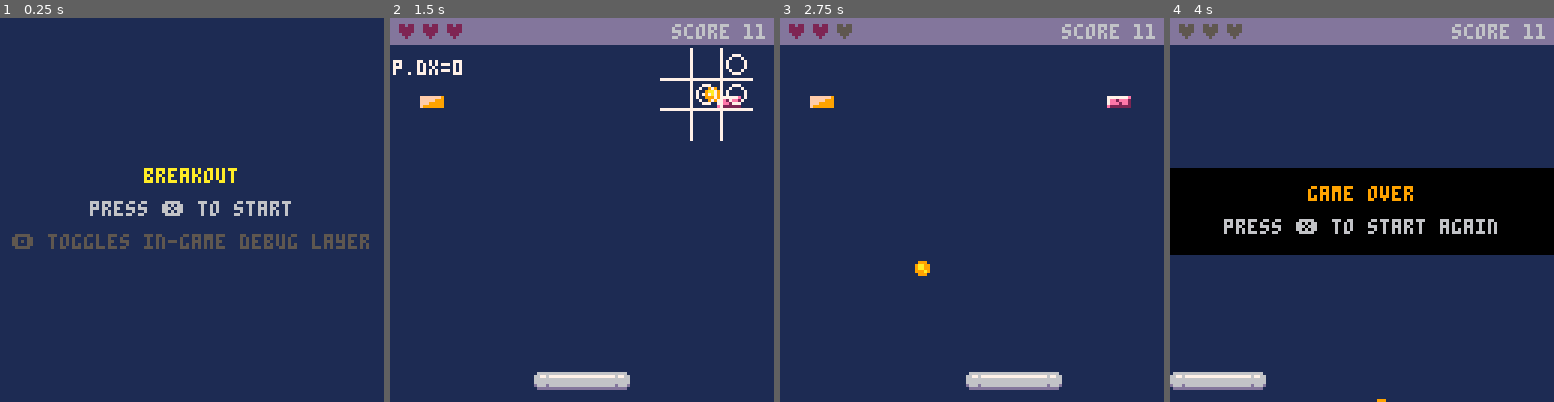
Above: before the commit, frames 1-4 (left to right).
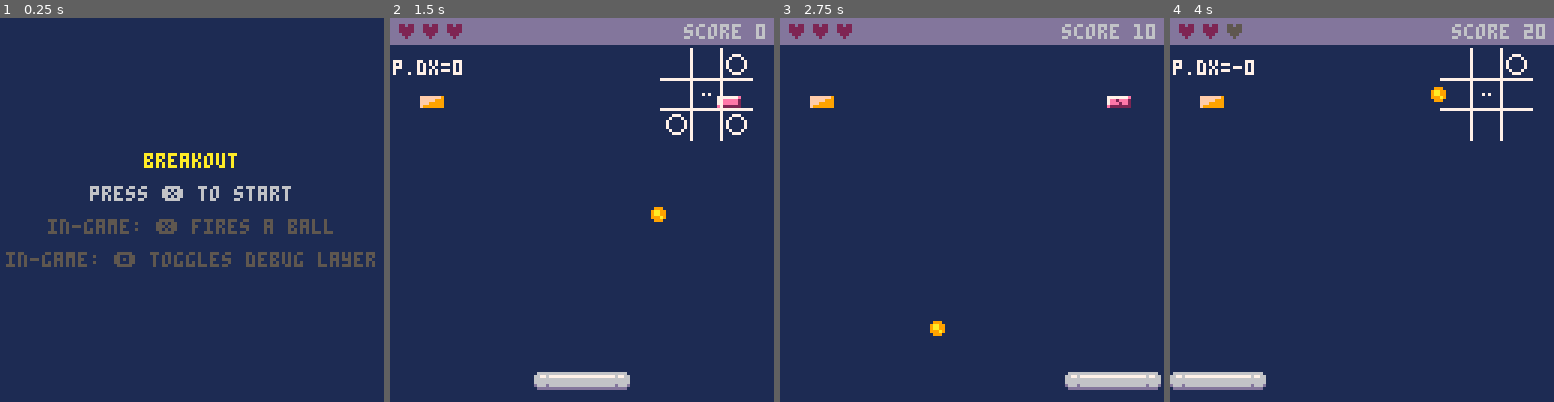
Above: after the commit, the same moments.

Repository: beetrootpaul/learning--pico8-breakout-tutorial
Game: PICO-8 cartridge breakout.p8
Two runs of this game, one before a commit and one after it. Both use one fixed random seed, a clock stepped at 60 frames per second and the inputs below.
Inputs:
- Up to frame 1 (0.25 s): no input
- Up to frame 2 (1.5 s): tap X (X key) at 0.33, 1.07 s; tap O (Z key) at 0.7 s
- Up to frame 3 (2.75 s): hold Right 1.6-2.1 s; tap O (Z key) at 1.7, 2.1, 2.5 s; tap X (X key) at 1.85 s; hold Up 2.15-2.42 s; hold Right from 2.47 s (still down)
- Up to frame 4 (4 s): tap O (Z key) at 2.9, 3.3, 3.7 s; tap X (X key) at 2.97 s; release Right at 3.03 s; hold Left 3.08-3.58 s; hold Down 3.63-3.97 s

The runs differ from the first frame. In frame 1, 6.9% of the frame differs, in the area x 1-98%, y 35-65%; in frame 2, 1.0%; in frame 3, 2.7%; in frame 4, 24%, in the area x 0-100%, y 1-100%.

Commit message:
ball glued to paddle on start

Diff:
--- a/src/ball.lua
+++ b/src/ball.lua
@@ -1,22 +1,33 @@
 new_ball = setmetatable({}, {
     __call = function(self, params)
         local ball = {
-            _x = 40,
-            _y = 60,
+            glued_to_paddle = params.glued_to_paddle,
+            _x = params.paddle.x + params.paddle.w / 2,
+            _y = params.paddle.y - u.sprites.ball.r - 1,
             _r = u.sprites.ball.r,
-            _dx = 1,
-            _dy = 2,
+            _dx = 0,
+            _dy = 0,
             _has_collided_in_prev_frame = false,
             _game_area = params.game_area,
             _bricks = params.bricks,
             _paddle = params.paddle,
             _score = params.score,
         }
+        ball._x = ball._paddle.x + ball._paddle.w / 2
+        ball._y = ball._paddle.y - ball._r - 1
         return setmetatable(ball, { __index = self })
     end
 })
 
 function new_ball:update()
+    if self.glued_to_paddle then
+        self._x = self._paddle.x + self._paddle.w / 2
+        self._y = self._paddle.y - self._r - 1
+        self._dx = 1
+        self._dy = -2
+        return
+    end
+
     -- Check this before updating x and y. Thanks to it we will end up with game over screen,
     --  which shows a ball that already crossed the game area's edge.
     self.is_outside_game_area = self._y + self._r > self._game_area.h - 1
--- a/src/game_states/gs_in_game.lua
+++ b/src/game_states/gs_in_game.lua
@@ -12,6 +12,7 @@
         })
         local paddle = new_paddle({ game_area = game_area })
         local ball = new_ball({
+            glued_to_paddle = true,
             game_area = game_area,
             bricks = bricks,
             paddle = paddle,
@@ -51,6 +52,7 @@
             })
             self._paddle = new_paddle({ game_area = self._game_area })
             self._ball = new_ball({
+                glued_to_paddle = true,
                 game_area = self._game_area,
                 bricks = self._bricks,
                 paddle = self._paddle,
@@ -68,12 +70,16 @@
     end
     self._paddle:update()
     self._ball:update()
+    if btnp(u.buttons.x) then
+        self._ball.glued_to_paddle = false
+    end
 
     if self._ball.is_outside_game_area then
         self._lives:lose_one()
         if self._lives:is_any_left() then
             self._paddle = new_paddle({ game_area = self._game_area })
             self._ball = new_ball({
+                glued_to_paddle = true,
                 game_area = self._game_area,
                 bricks = self._bricks,
                 paddle = self._paddle,
--- a/src/game_states/gs_start_screen.lua
+++ b/src/game_states/gs_start_screen.lua
@@ -17,20 +17,26 @@
     local text_gap = 6
     local text_1 = "breakout"
     local text_2 = "press ❎ to start"
-    local text_3 = "🅾️ toggles in-game debug layer"
+    local text_3 = "in-game: ❎ fires a ball"
+    local text_4 = "in-game: 🅾️ toggles debug layer"
     local text_1_w = u.measure_text_width(text_1)
     local text_2_w = u.measure_text_width(text_2)
     local text_3_w = u.measure_text_width(text_3)
+    local text_4_w = u.measure_text_width(text_4)
     print(text_1,
         u.screen_edge_length / 2 - text_1_w / 2,
-        u.screen_edge_length / 2 - u.text_height_px / 2 - text_gap - u.text_height_px,
+        u.screen_edge_length / 2 - 1.5 * text_gap - 2 * u.text_height_px,
         u.colors.yellow)
     print(text_2,
         u.screen_edge_length / 2 - text_2_w / 2,
-        u.screen_edge_length / 2 - u.text_height_px / 2,
+        u.screen_edge_length / 2 - 0.5 * text_gap - u.text_height_px,
         u.colors.light_grey)
     print(text_3,
         u.screen_edge_length / 2 - text_3_w / 2,
-        u.screen_edge_length / 2 + u.text_height_px / 2 + text_gap,
+        u.screen_edge_length / 2 + 0.5 * text_gap,
+        u.colors.dark_grey)
+    print(text_4,
+        u.screen_edge_length / 2 - text_4_w / 2,
+        u.screen_edge_length / 2 + 1.5 * text_gap + u.text_height_px,
         u.colors.dark_grey)
 end
--- a/src/main.lua
+++ b/src/main.lua
@@ -31,12 +31,6 @@
 -- TODO sfx higher and higher (with upper limit) during combo chain
 -- TODO combo in status bar
 -- TODO how to reset combo? Think about it in terms of multi-ball. Paddle and wall resets?
-
--- TODO glued (sticky) paddle on every live
--- TODO start direction taken from paddle movement (movement set permanently or only during movement?)
--- TODO or maybe start direction changing constantly over time, so you have to pick one? or maybe use Z to change?
--- TODO start direction indicator
--- TODO start direction indicator polished juicy
 
 -- TODO multiple levels
 -- TODO continue score on levels
@@ -96,13 +90,9 @@
 
 -- TODO any new SFXs and effects in them?
 
--- TODO logo sprite on start screen
-
 -- TODO collision on corner deflects both x and y
 
 -- TODO: all levels clear screen
-
--- TODO: paddle movement speed trail lines
 
 -- TODO: music: song for start screen
 -- TODO: music: song for all levels clear screen
